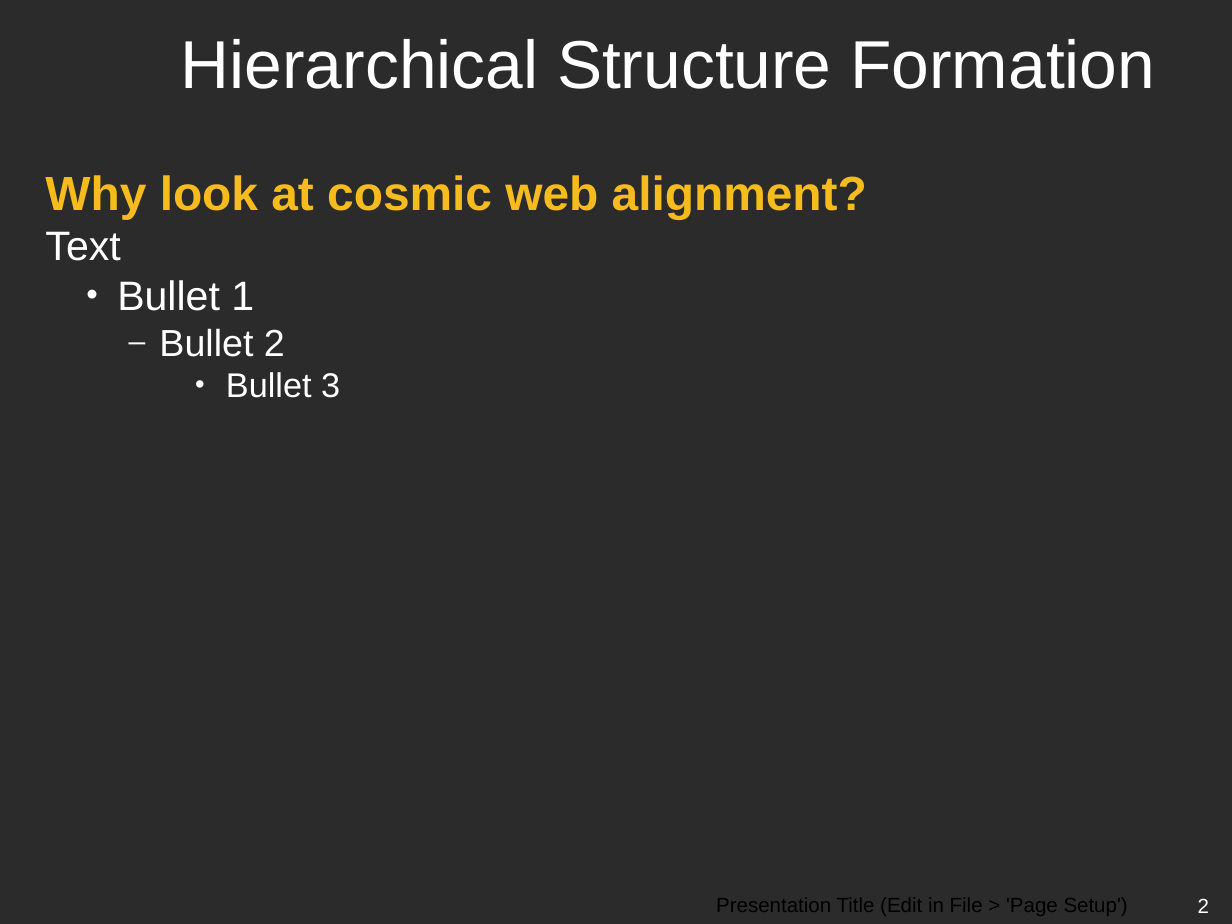
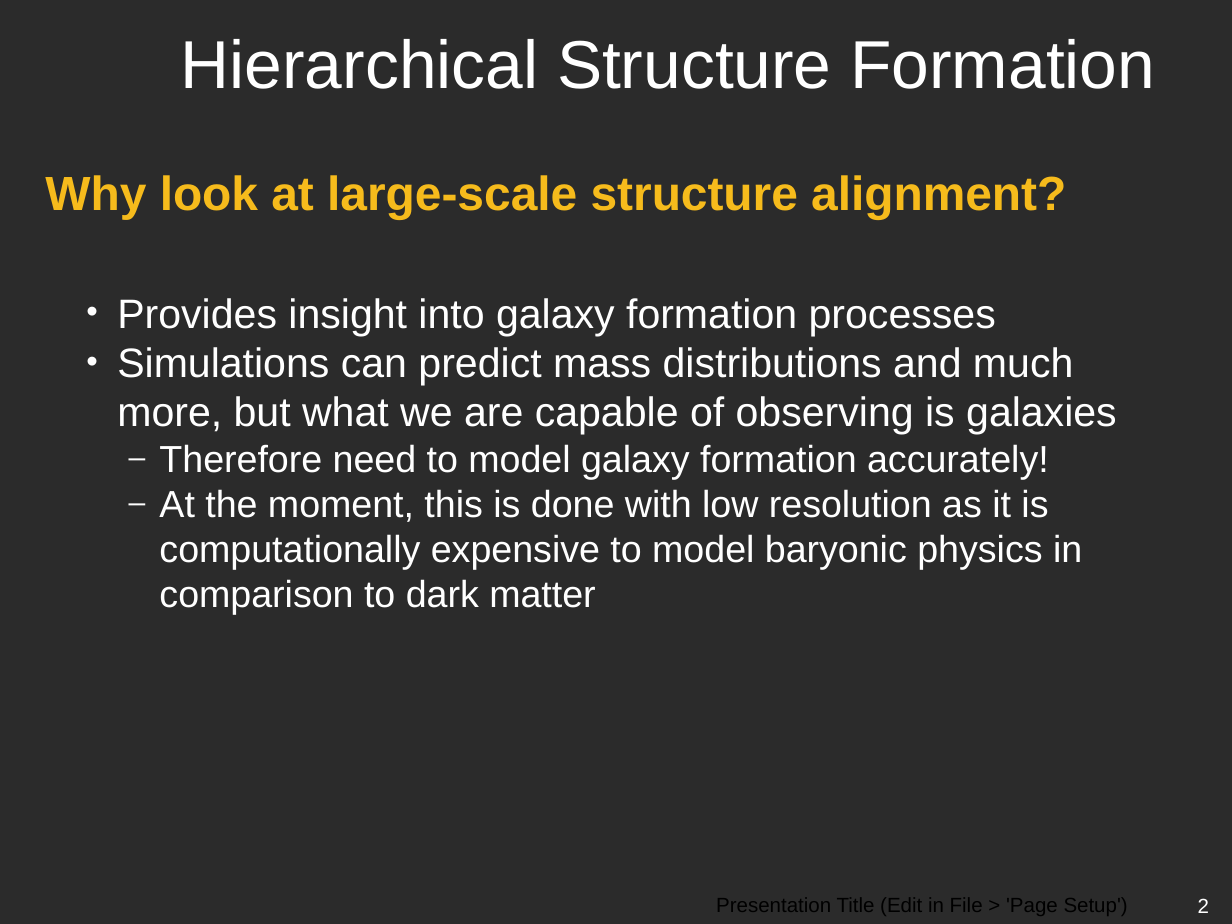
Before and after one commit to emilyhackett/icrar_report, a slide deck: slide 2 of ICRAR-Black-Powerpoint.pptx. Drawn at 1232x924 pixels with LibreOffice and Linux fonts; fonts in the diff are those of the drawing; background and template pictures are left out; a plain dark background stands for a picture behind light text. Boxes give left, top, right and bottom in pixels: in the first picture for what was removed or moved away, otherwise in the second. Text is boxed around its words. In the diff, an @@ line names an element or a change of style, - is before the commit and + after.

```diff
--- a/ICRAR-Black-Powerpoint.pptx
+++ b/ICRAR-Black-Powerpoint.pptx
@@ text at [45,175,1117,615]: text changed; size 28 to 22 pt; text colour #F6BB1C to #FFFFFF; bold off @@
-Why look at cosmic web alignment?
-  Text
-    • Bullet 1
-      – Bullet 2
-        • Bullet 3
+Why look at large-scale structure alignment?
+    • Provides insight into galaxy formation processes
+    • Simulations can predict mass distributions and much more, but what we are capable of observing is galaxies
+      – Therefore need to model galaxy formation accurately!
+      – At the moment, this is done with low resolution as it is computationally expensive to model baryonic physics in comparison to dark matter
```
Also in this commit, not shown: 2 other slides changed, 1 slide added, 2 other files.
